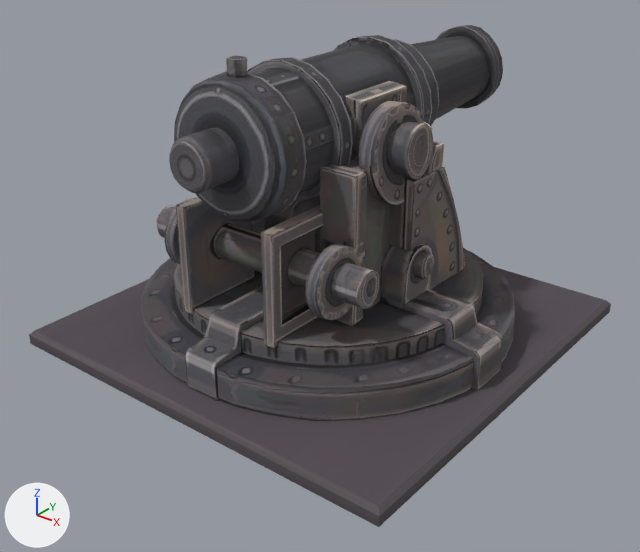
What one commit did to the glTF model assets/art/3d/cannon33a.glb.
The view is the same before and after, from a camera (50 mm lens) standing at (3.37, -4.32, 3.05) and looking at (0.04, -0.16, 0.47). Lighting does not change. The marker at lower left points along +X, +Y and +Z. The older version comes first. Vertices at exactly the same position are counted once.

Objects in the first picture: 'barrel', 'mount', 'plate'.
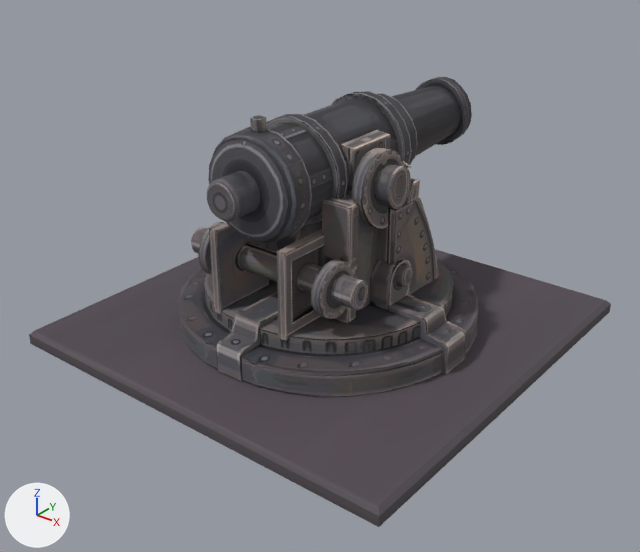
Boxes [x1, y1, x2, y2] around the edits, measured in the pictures (640 x 552 px):
'mount', moved, rescaled (20% narrower, 21% shorter): before [141, 81, 515, 420]; after [178, 130, 478, 397]
'barrel', moved, rescaled (21% narrower, 16% shorter): before [169, 25, 503, 222]; after [207, 77, 472, 243]

The edits, one by one:
me_barrel is used by ob_barrel; location (0.015, 0.248, 1.515).
me_barrel had 570 vertices, 978 faces and spanned x -0.44..0.44, y -1.51..1.49, z -0.41..0.51.
me_barrel now has 570 vertices, 978 faces and spans x -0.35..0.36, y -1.22..1.21, z -0.34..0.42.
me_barrel part 1: the whole mesh is scaled about the mesh origin by 0.811.
me_mount is used by ob_mount; location (0.0, 0.0, 0.0).
me_mount had 1126 vertices, 1963 faces and spanned x -1.29..1.29, y -1.26..1.26, z 0.1..1.88.
me_mount now has 1126 vertices, 1963 faces and spans x -1.04..1.04, y -1.02..1.02, z 0.1..1.54.
me_mount part 2: the whole mesh is scaled about its middle by 0.811, then moved by (0.0, 0.0, -0.17).
Object 'barrel' (ob_barrel) moves from (0.015, 0.248, 1.515) to (0.009, 0.201, 1.247).
